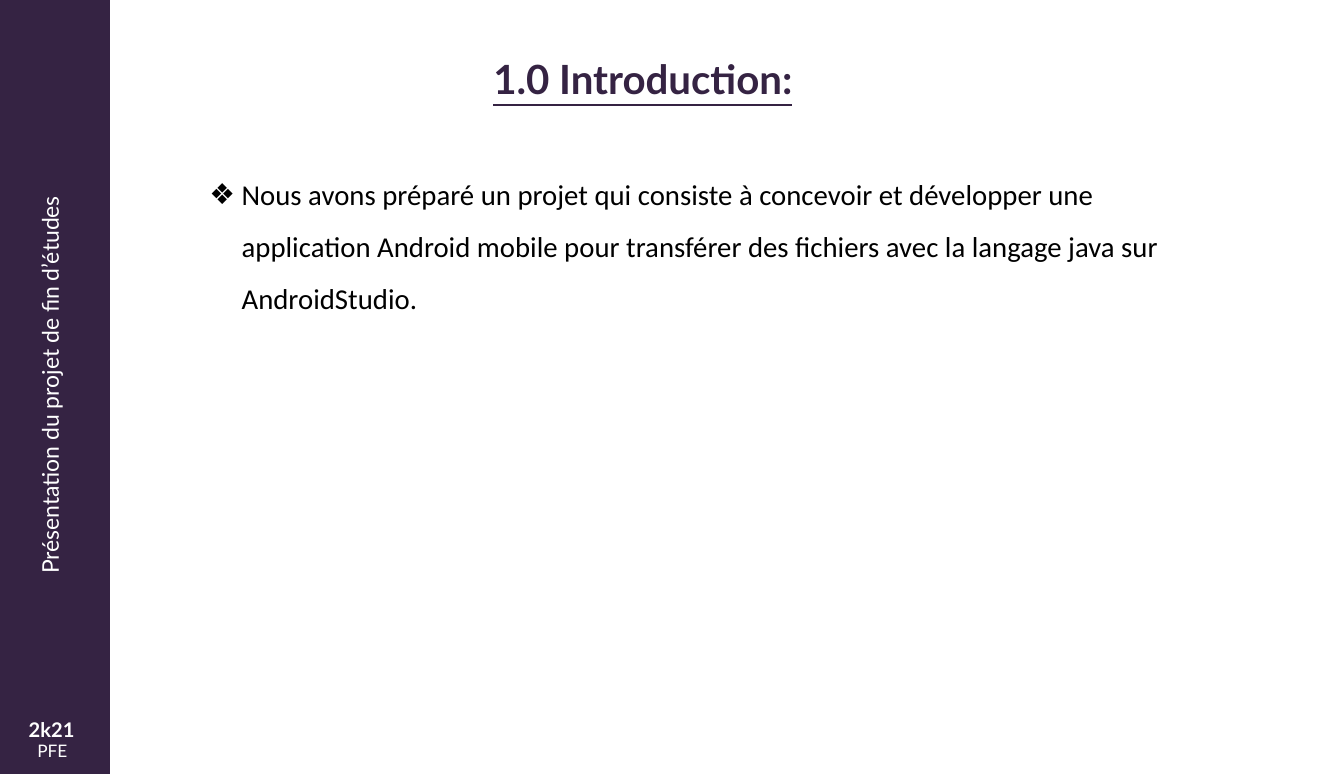
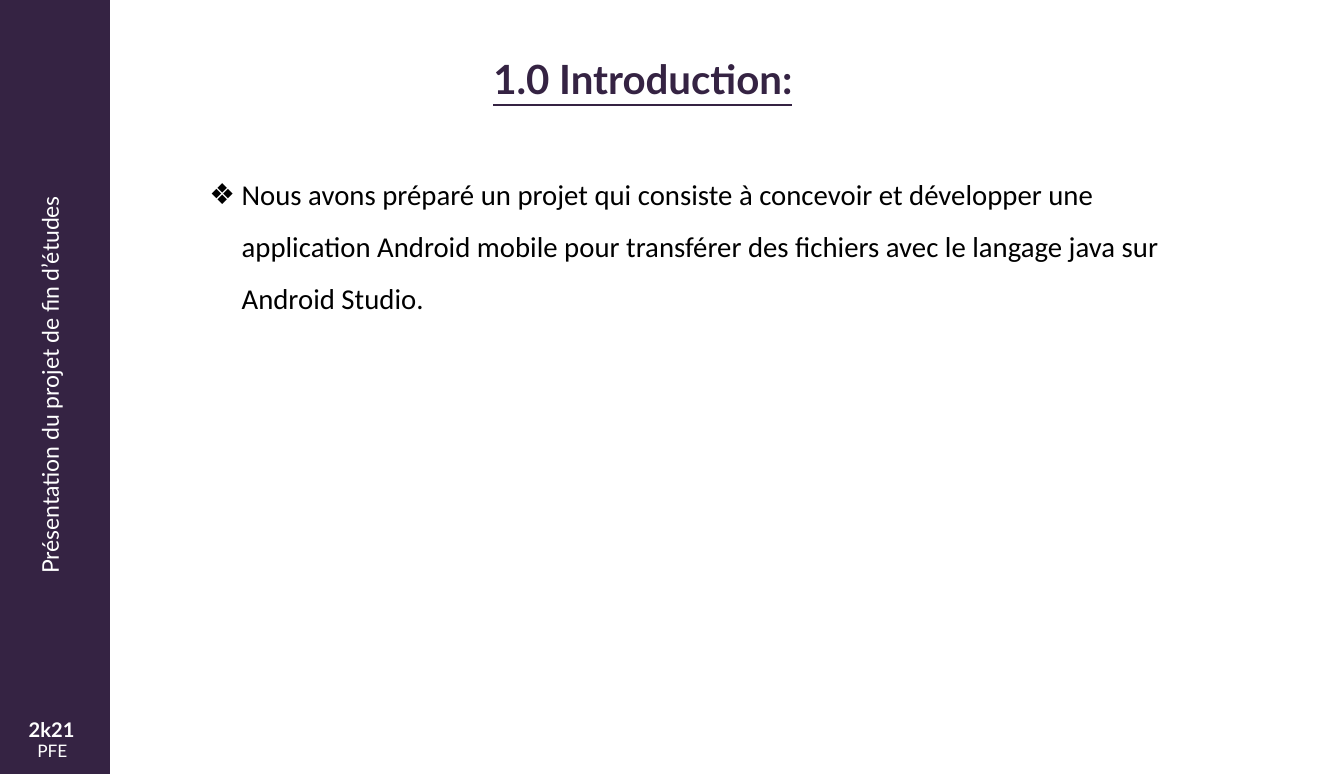
Before and after one commit to mjayari/PFE_Project, a slide deck: slide 4 of Présentation-PFE.pptx (slide 5 before the commit). Drawn at 1344x774 pixels with LibreOffice and Linux fonts; fonts in the diff are those of the drawing; background and template pictures are left out. Boxes give left, top, right and bottom in pixels: in the first picture for what was removed or moved away, otherwise in the second. Text is boxed around its words. In the diff, an @@ line names an element or a change of style, - is before the commit and + after.

```diff
--- a/Présentation-PFE.pptx
+++ b/Présentation-PFE.pptx
@@ text at (242, 185, 1158, 310): text changed @@
-❖ Nous avons préparé un projet qui consiste à concevoir et développer une application Android mobile pour transférer des fichiers avec la langage java sur AndroidStudio.
+❖ Nous avons préparé un projet qui consiste à concevoir et développer une application Android mobile pour transférer des fichiers avec le langage java sur Android Studio.
```
Also in this commit, not shown: 22 other slides changed, 14 slides added, 2 slides removed, 3 other files.
